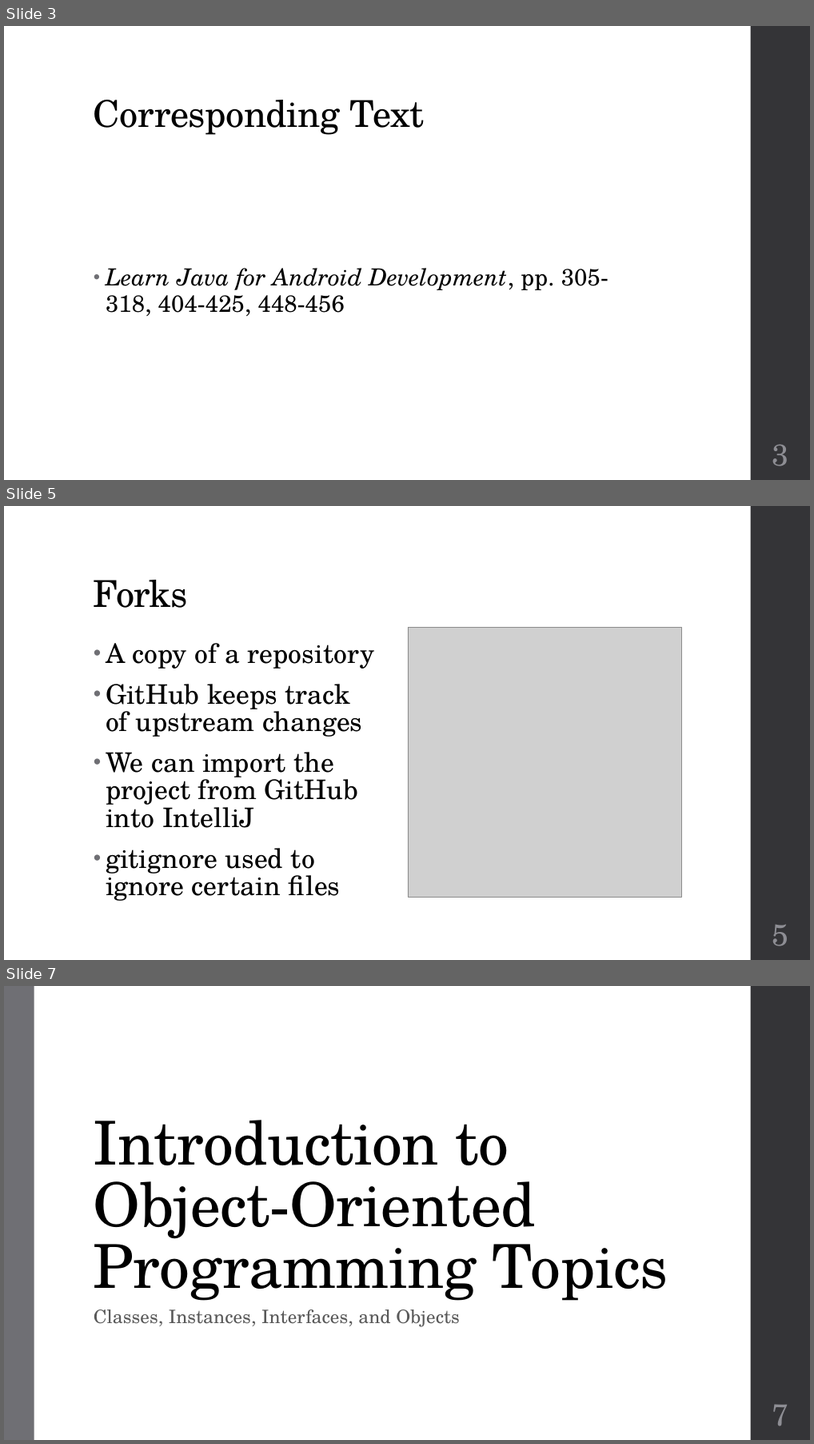
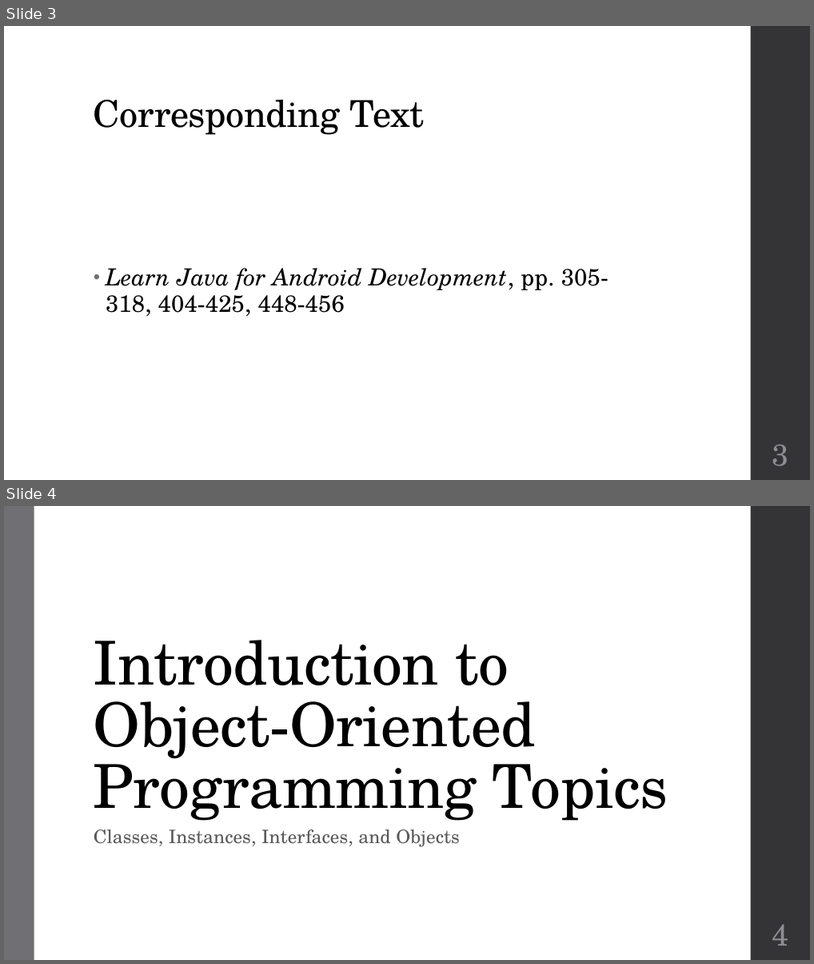
Before and after one commit to zarthur/CSCC-Fundamentals-Android-Notes, a slide deck: week_04/week_04.pptx. Shown one above the other, each under a label of ours: slides 3, 5 and 7 before the commit, slides 3 and 4 after it; the slides between them are not shown. The pictures are 814x1444 and 814x964 pixels, drawn with LibreOffice and Linux fonts; fonts in the diff are those of the drawing; grey boxes stand for pictures. Boxes give left, top, right and bottom in pixels: in the first picture for what was removed or moved away, otherwise in the second. Text is boxed around its words. In the diff, an @@ line names an element or a change of style, - is before the commit and + after.

```diff
--- a/week_04/week_04.pptx
+++ b/week_04/week_04.pptx
@@ slide 5 removed at (x1=4, y1=506, x2=810, y2=960), background #FFFFFF; not listed: 1 template element that a slide beside it also shows @@
@@ title removed at (x1=94, y1=580, x2=188, y2=608) @@
-Forks
@@ text removed at (x1=106, y1=643, x2=374, y2=900) @@
-• A copy of a repository
-• GitHub keeps track of upstream changes
-• We can import the project from GitHub into IntelliJ
-• gitignore used to ignore certain files
@@ picture removed at (x1=408, y1=627, x2=682, y2=896) @@
@@ page number removed at (x1=773, y1=924, x2=790, y2=946) @@
-5
@@ what was slide 7 is now slide 4 @@
@@ page number at (x1=773, y1=924, x2=790, y2=945): text changed @@
-7
+4
```
Also in this commit, not shown: 2 other slides removed, 7 other files.
